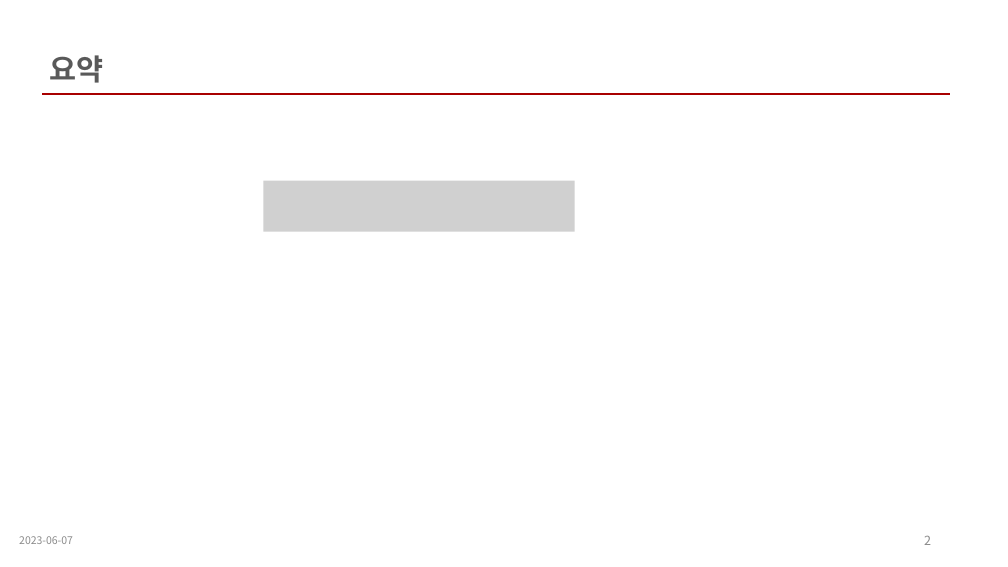
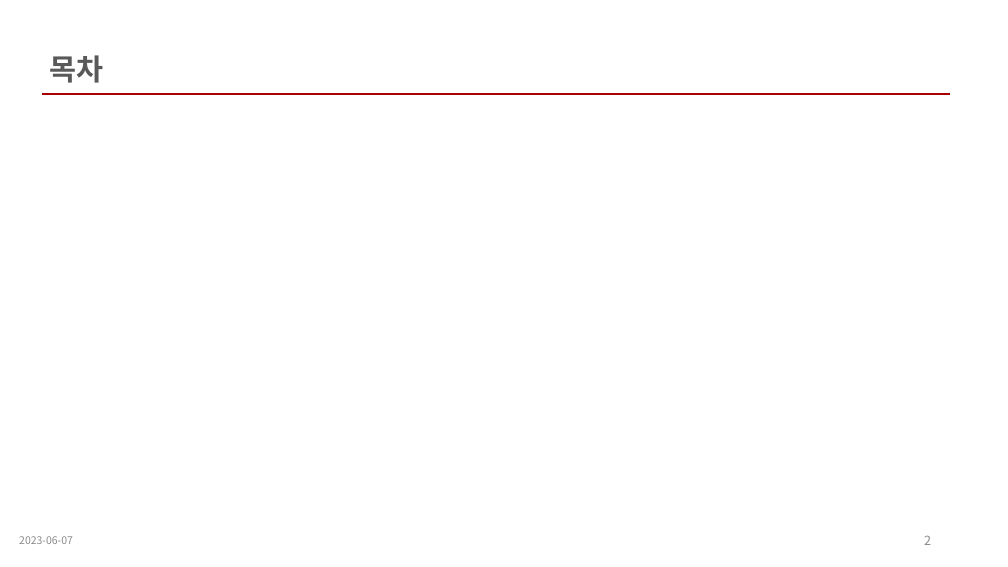
Before and after one commit to wkdnffla3/Dev_doc, a slide deck: slide 2 of deep_learning/DL_ppt/2_perceptron.pptx. Drawn at 1008x567 pixels with LibreOffice and Linux fonts; fonts in the diff are those of the drawing; grey boxes stand for pictures. Boxes give left, top, right and bottom in pixels: in the first picture for what was removed or moved away, otherwise in the second. Text is boxed around its words. In the diff, an @@ line names an element or a change of style, - is before the commit and + after.

```diff
--- a/deep_learning/DL_ppt/2_perceptron.pptx
+++ b/deep_learning/DL_ppt/2_perceptron.pptx
@@ text at (50, 55, 104, 83): text changed @@
-요약
+목차
@@ picture removed at (263, 181, 575, 232) @@
```
Also in this commit, not shown: 7 slides added, 1 slide removed, 1 other file.
